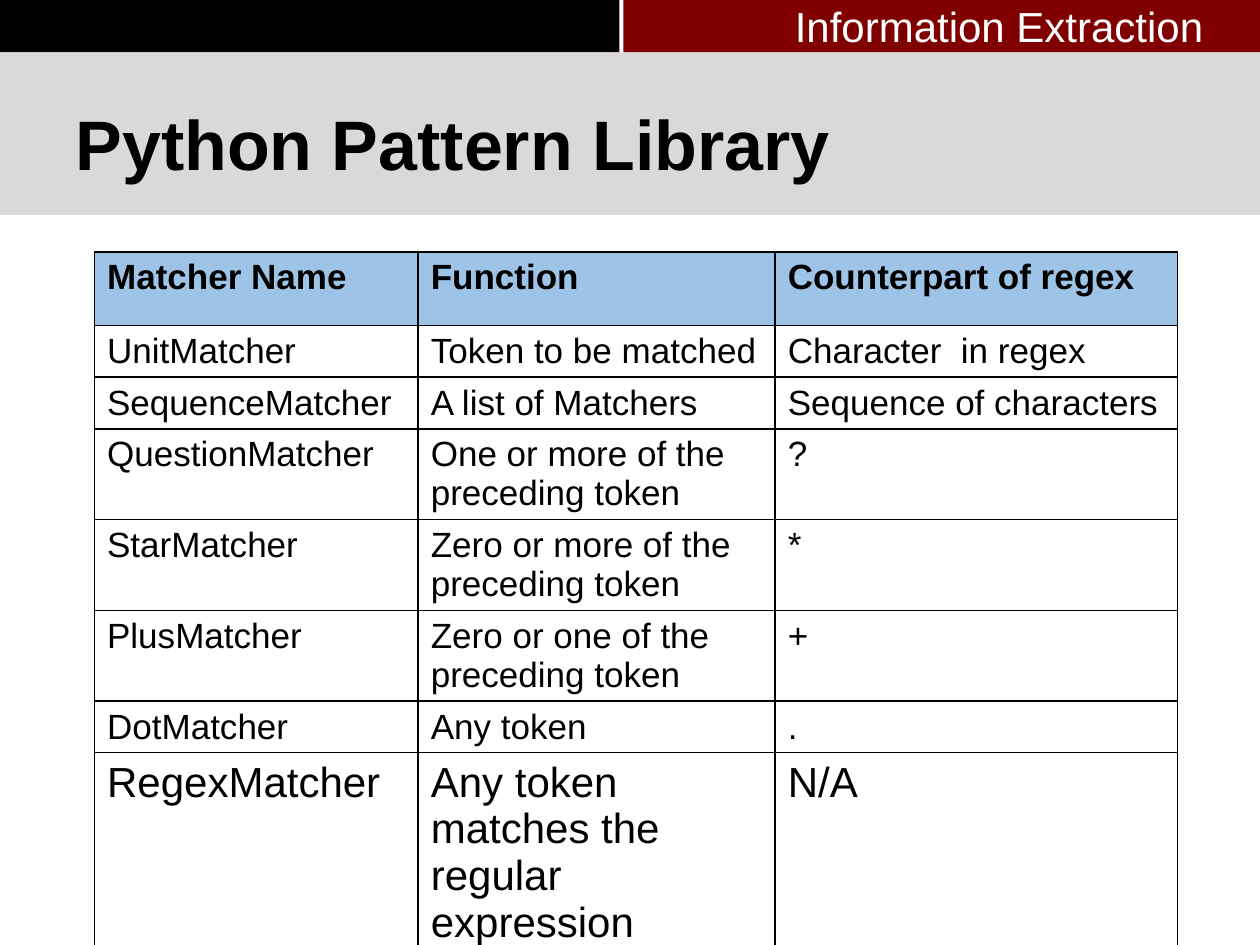
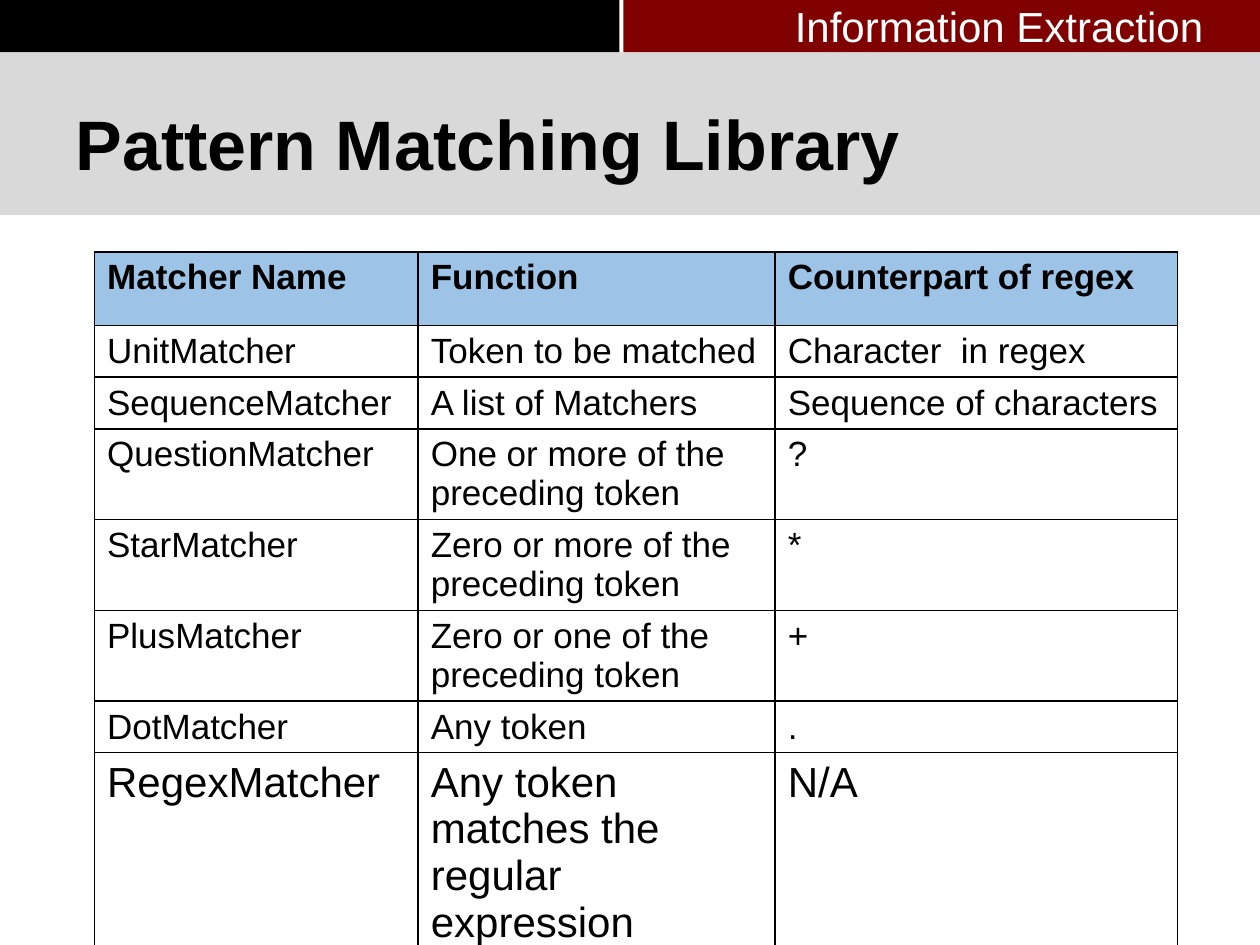
Before and after one commit to pkushiqiang/thesis, a slide deck: slide 37 of media/Master's thesis-3.pptx. Drawn at 1260x945 pixels with LibreOffice and Linux fonts; fonts in the diff are those of the drawing; background and template pictures are left out. Boxes give left, top, right and bottom in pixels: in the first picture for what was removed or moved away, otherwise in the second. Text is boxed around its words. In the diff, an @@ line names an element or a change of style, - is before the commit and + after.

Commit message:
update

```diff
--- a/media/Master's thesis-3.pptx
+++ b/media/Master's thesis-3.pptx
@@ title at [76, 119, 899, 183]: text changed @@
-Python Pattern Library
+Pattern Matching Library
```
Also in this commit, not shown: 1 other slide changed.
